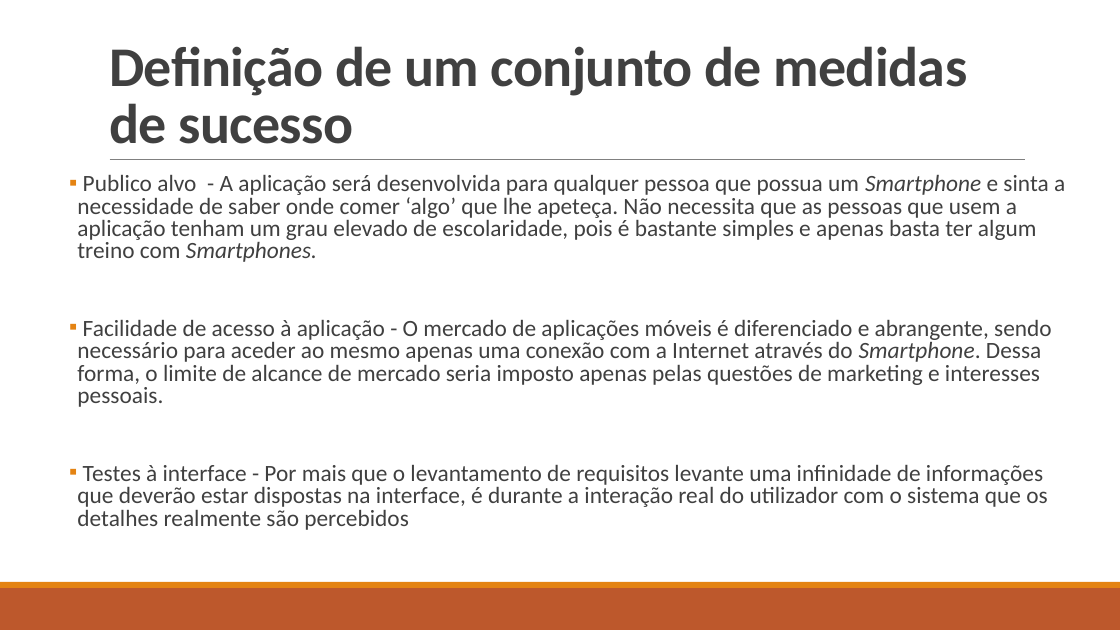
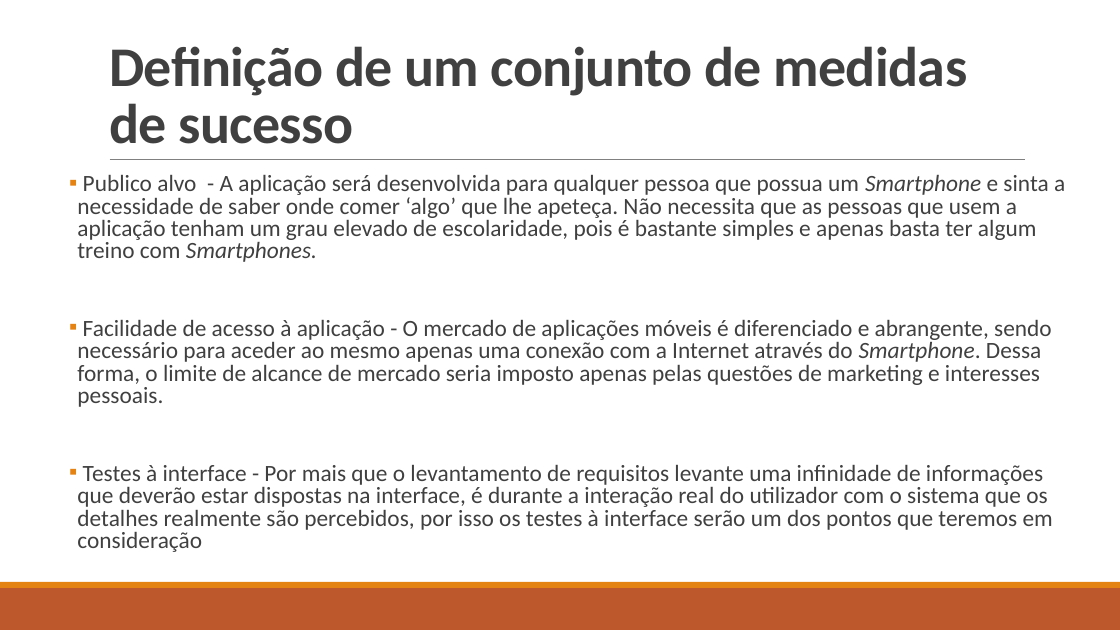
Before and after one commit to natawild/LI4-16-17, a slide deck: slide 12 of Etapa1/Apresentação1fase.pptx (slide 11 before the commit). Drawn at 1120x630 pixels with LibreOffice and Linux fonts; fonts in the diff are those of the drawing. Boxes give left, top, right and bottom in pixels: in the first picture for what was removed or moved away, otherwise in the second. Text is boxed around its words. In the diff, an @@ line names an element or a change of style, - is before the commit and + after.

Commit message:
apresentação mais bonita

```diff
--- a/Etapa1/Apresentação1fase.pptx
+++ b/Etapa1/Apresentação1fase.pptx
@@ text at bbox=[77, 465, 1053, 552]: text changed @@
-▪ Testes à interface - Por mais que o levantamento de requisitos levante uma infinidade de informações que deverão estar dispostas na interface, é durante a interação real do utilizador com o sistema que os detalhes realmente são percebidos
+▪ Testes à interface - Por mais que o levantamento de requisitos levante uma infinidade de informações que deverão estar dispostas na interface, é durante a interação real do utilizador com o sistema que os detalhes realmente são percebidos, por isso os testes à interface serão um dos pontos que teremos em consideração
```
Also in this commit, not shown: 10 other slides changed, 1 slide added, 1 slide removed, 1 other file.
